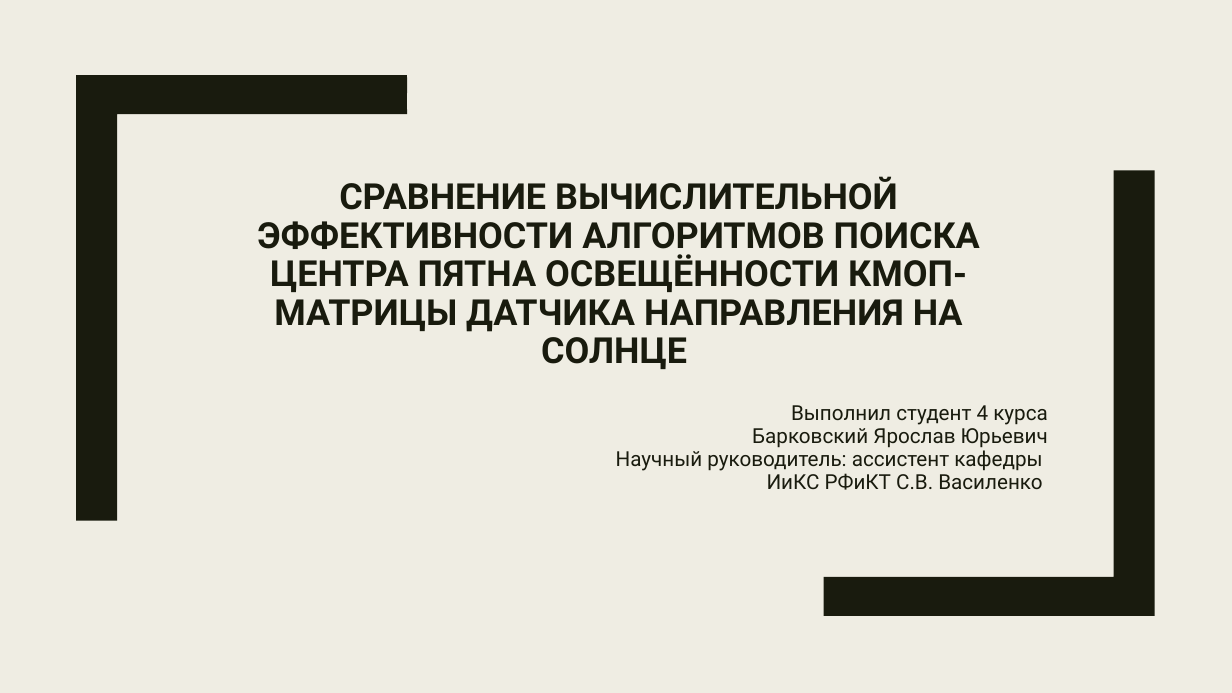
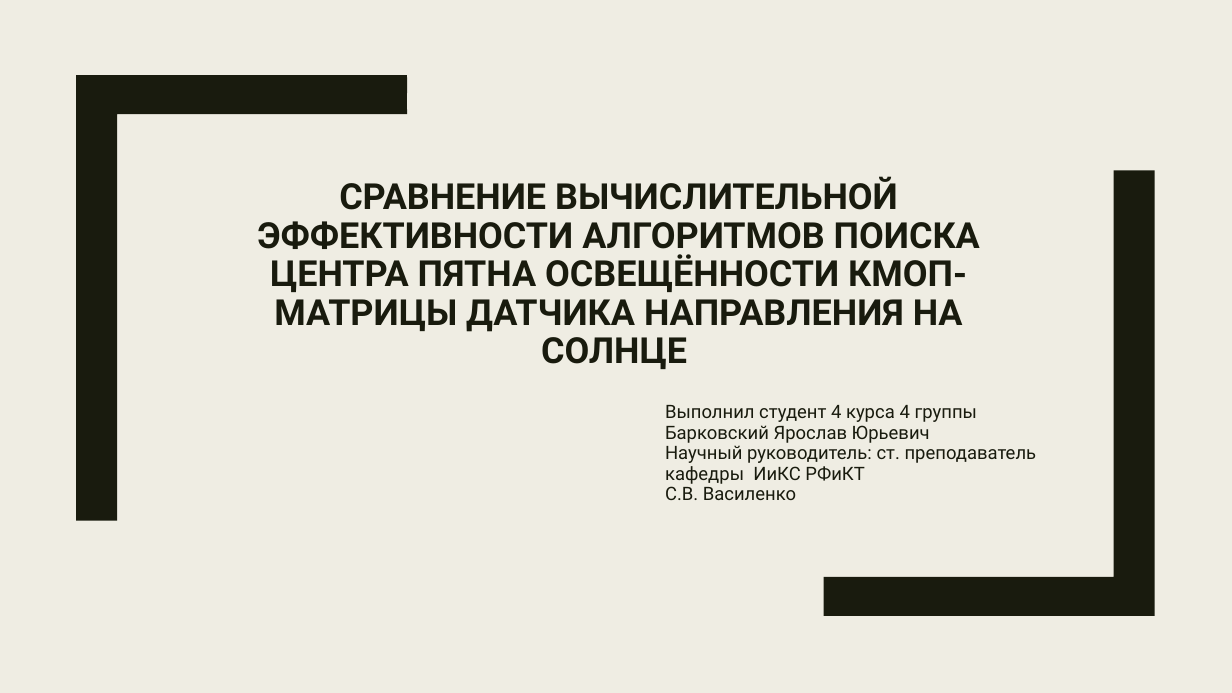
Before and after one commit to BarikQ/course_4, a slide deck: slide 1 of Презентация 5.pptx. Drawn at 1232x693 pixels with LibreOffice and Linux fonts; fonts in the diff are those of the drawing. Boxes give left, top, right and bottom in pixels: in the first picture for what was removed or moved away, otherwise in the second. Text is boxed around its words. In the diff, an @@ line names an element or a change of style, - is before the commit and + after.

```diff
--- a/Презентация 5.pptx
+++ b/Презентация 5.pptx
@@ subtitle "Выполнил студент 4 курса 4 ...": place and size @@
-subtitle "Выполнил студент 4 курса 4 ..." at [616, 405, 1048, 490]
+subtitle "Выполнил студент 4 курса 4 ..." at [665, 405, 1037, 500]
@@ subtitle at [665, 405, 977, 422]: text changed; size 16.1 to 14.4 pt @@
-Выполнил студент 4 курса
+Выполнил студент 4 курса 4 группы
@@ subtitle at [665, 442, 1037, 500]: text changed; size 16.1 to 14.4 pt @@
-Научный руководитель: ассистент кафедры
-ИиКС РФиКТ С.В. Василенко
+Научный руководитель: ст. преподаватель
+кафедры ИиКС РФиКТ
+С.В. Василенко
@@ subtitle at [665, 425, 930, 443]: size 16.1 to 14.4 pt in "Барковский Ярослав Юрьевич"; alignment right to left @@
```
Also in this commit, not shown: 15 other slides changed, 2 other files.
